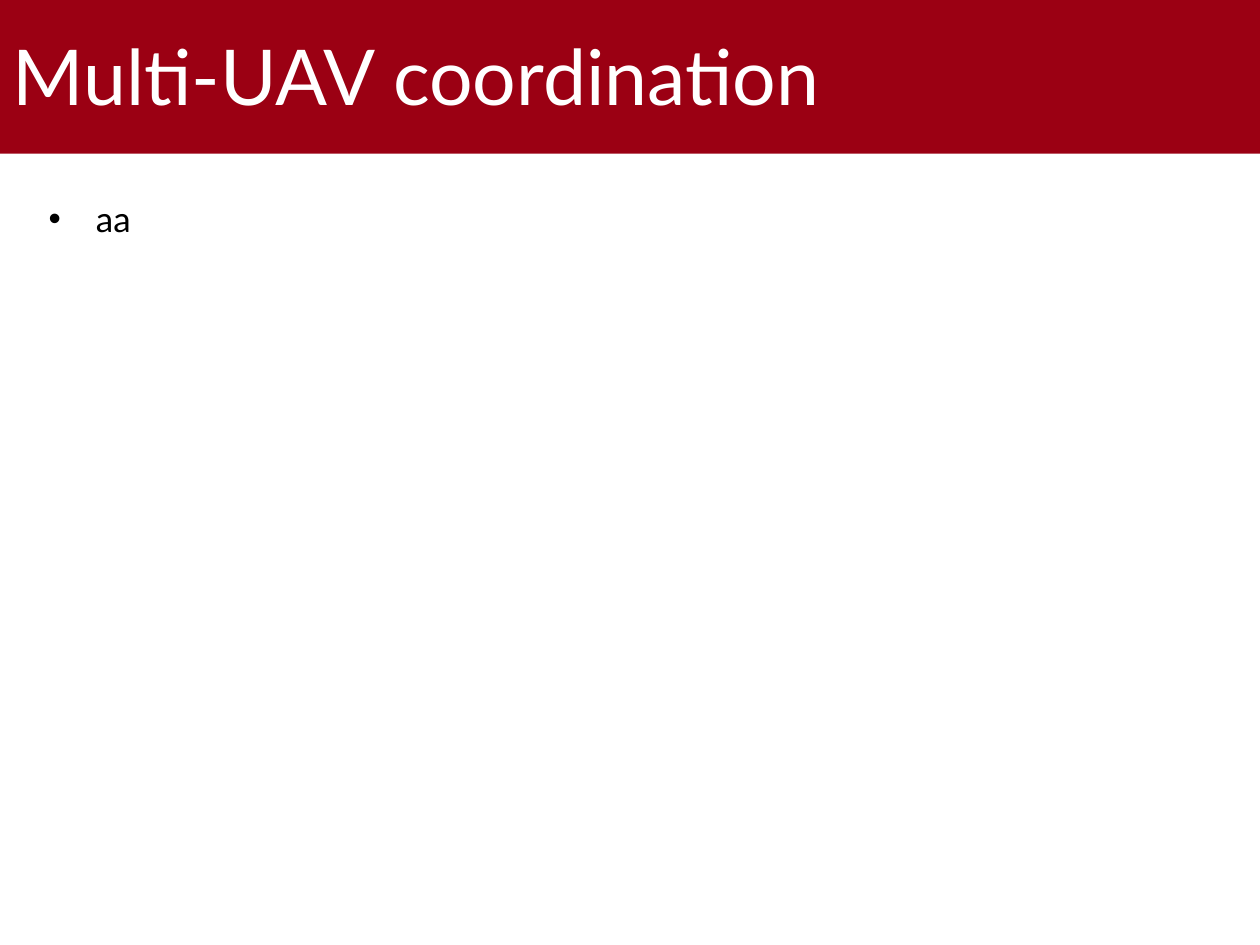
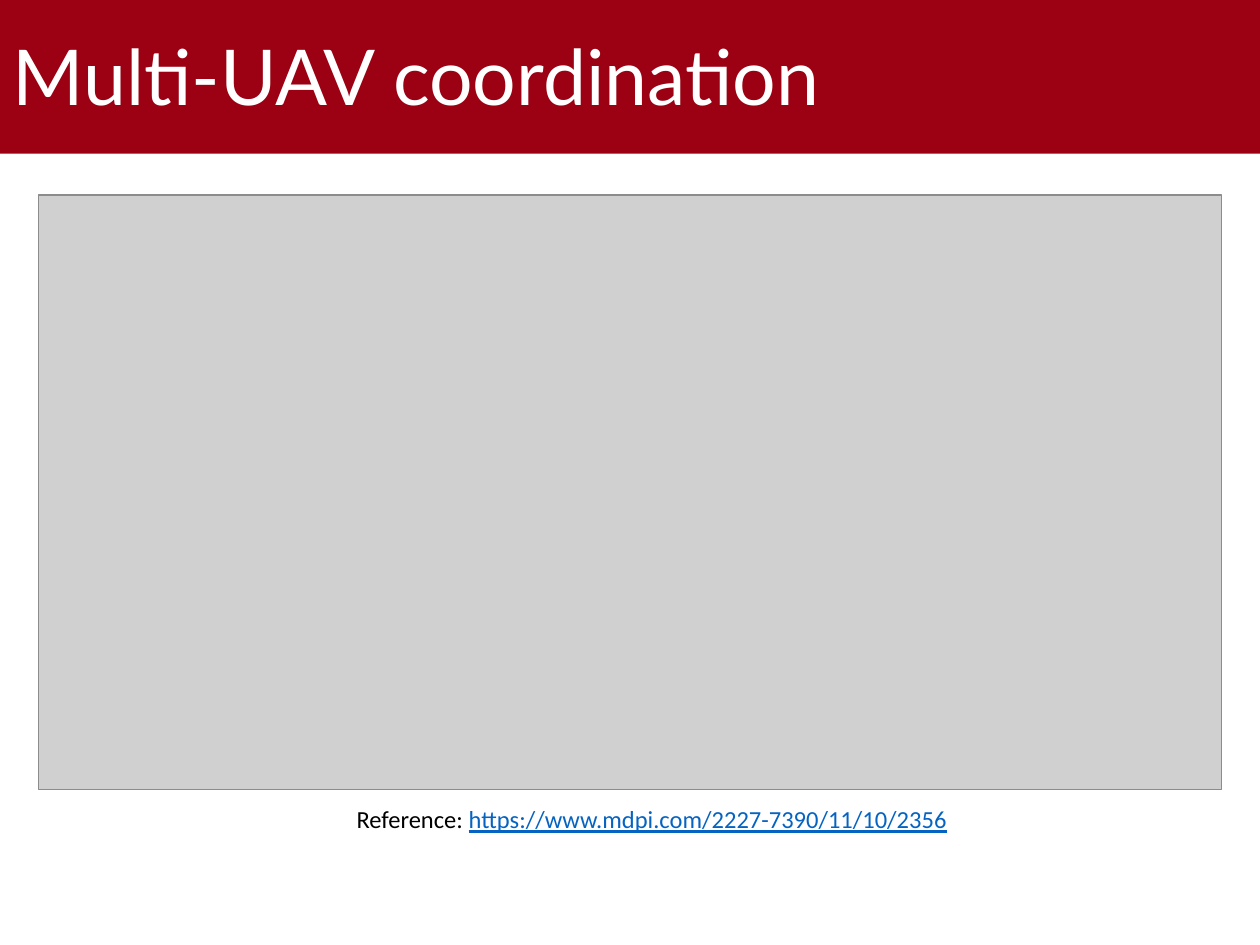
Before and after one commit to gabrielrovesti/WNMA-UAV-Route-Planning-Survey, a slide deck: slide 12 of 2 - Slides/UAV Route Planning Strategies.pptx (slide 11 before the commit). Drawn at 1260x945 pixels with LibreOffice and Linux fonts; fonts in the diff are those of the drawing; grey boxes stand for pictures; background and template pictures are left out. Boxes give left, top, right and bottom in pixels: in the first picture for what was removed or moved away, otherwise in the second. Text is boxed around its words. In the diff, an @@ line names an element or a change of style, - is before the commit and + after.

```diff
--- a/2 - Slides/UAV Route Planning Strategies.pptx
+++ b/2 - Slides/UAV Route Planning Strategies.pptx
@@ picture added at box(38, 195, 1221, 790) @@
@@ text removed at box(96, 214, 131, 233) @@
-• aa
@@ text added at box(357, 811, 947, 833), 14 pt, text #0563C1, underline @@
+Reference: https://www.mdpi.com/2227-7390/11/10/2356
```
Also in this commit, not shown: 7 other slides changed, 4 slides added, 1 other file.
